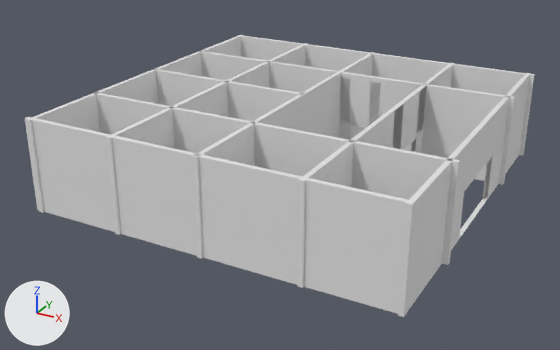
What one commit did to the Blender file 3Dモデル関係/3Dモデル/hospital/kabe.blend.
Rendered twice from a camera (50 mm lens) standing at (36.4, -70.8, 35.5) and looking at (-3.1, 0.9, -0.4). Lighting does not change. The marker at lower left points along +X, +Y and +Z. Materials are left out; every surface is plain grey.

Objects in the first picture: '立方体', '立方体.001', '立方体.002', '立方体.003', '立方体.005', '立方体.007', '立方体.009', '立方体.010', '立方体.011', '立方体.012'.
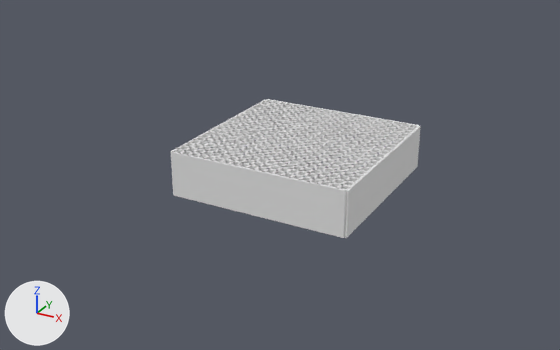
Where the change shows, as pixel boxes [x1, y1, x2, y2] in the pictures (560 x 350 px):
'立方体.003', deleted
    before: [25, 117, 415, 315]
'立方体.001', reshaped, moved, turned, rescaled, modifiers changed
    before: [398, 73, 531, 317]
    after: [171, 99, 419, 238]
'立方体', moved, rescaled, modifiers changed (15% wider, 22% shorter)
    before: [26, 35, 244, 213]
    after: [171, 99, 421, 238]
'立方体.012', deleted
    before: [96, 93, 460, 265]
'立方体.010', deleted
    before: [200, 51, 515, 185]
'立方体.002', deleted
    before: [241, 36, 535, 156]
'立方体.005', deleted
    before: [192, 52, 374, 259]
'立方体.009', deleted
    before: [297, 63, 455, 288]
'立方体.007', deleted
    before: [106, 43, 307, 235]
'立方体.011', deleted
    before: [154, 69, 306, 121]
part 1 of me_立方体_001, deleted
    before: [398, 73, 531, 317]

The edits, one by one:
me_立方体_001 is used by ob_立方体_001; location (19.52, 0.0, 5.0); scale (0.25, 20.0, 5.0).
me_立方体_001 had 429 vertices, 404 faces and spanned x -1.0..1.0, y -1.0..1.0, z -1.0..1.0.
me_立方体_001 now has 8 vertices, 6 faces and spans x -1.0..1.0, y -1.0..1.0, z -1.0..1.0.
me_立方体_001 part 1: 421 vertices removed from x -1.0..1.0, y -1.0..1.0, z -1.0..1.0.
Object '立方体' (ob_立方体) moves from (-19.52, 0.0, 5.0) to (-10.0, 0.0, 2.5).
Object '立方体' (ob_立方体) is rescaled from (0.25, 20.0, 5.0) to (0.15, 10.0, 2.5).
Object '立方体' (ob_立方体) gains a ARRAY modifier named '配列'.
Modifier setting: count = 21.
Modifier setting: use_constant_offset = True.
Modifier setting: constant_offset_displace = (4.7, 0.0, 0.0).
Object '立方体.001' (ob_立方体_001) moves from (19.52, 0.0, 5.0) to (0.0, -10.0, 2.5).
Object '立方体.001' (ob_立方体_001) turns from (0, 0, 0) to (0, 0, 90) degrees about x, y and z.
Object '立方体.001' (ob_立方体_001) is rescaled from (0.25, 20.0, 5.0) to (0.15, 10.0, 2.5).
Object '立方体.001' (ob_立方体_001) gains a ARRAY modifier named '配列'.
Modifier setting: count = 21.
Modifier setting: use_constant_offset = True.
Modifier setting: constant_offset_displace = (4.7, 0.0, 0.0).
Object '立方体.002' (ob_立方体_002) is deleted.
Object '立方体.003' (ob_立方体_003) is deleted.
Object '立方体.005' (ob_立方体_005) is deleted.
Object '立方体.007' (ob_立方体_007) is deleted.
Object '立方体.009' (ob_立方体_009) is deleted.
Object '立方体.010' (ob_立方体_010) is deleted.
Object '立方体.011' (ob_立方体_011) is deleted.
Object '立方体.012' (ob_立方体_012) is deleted.
